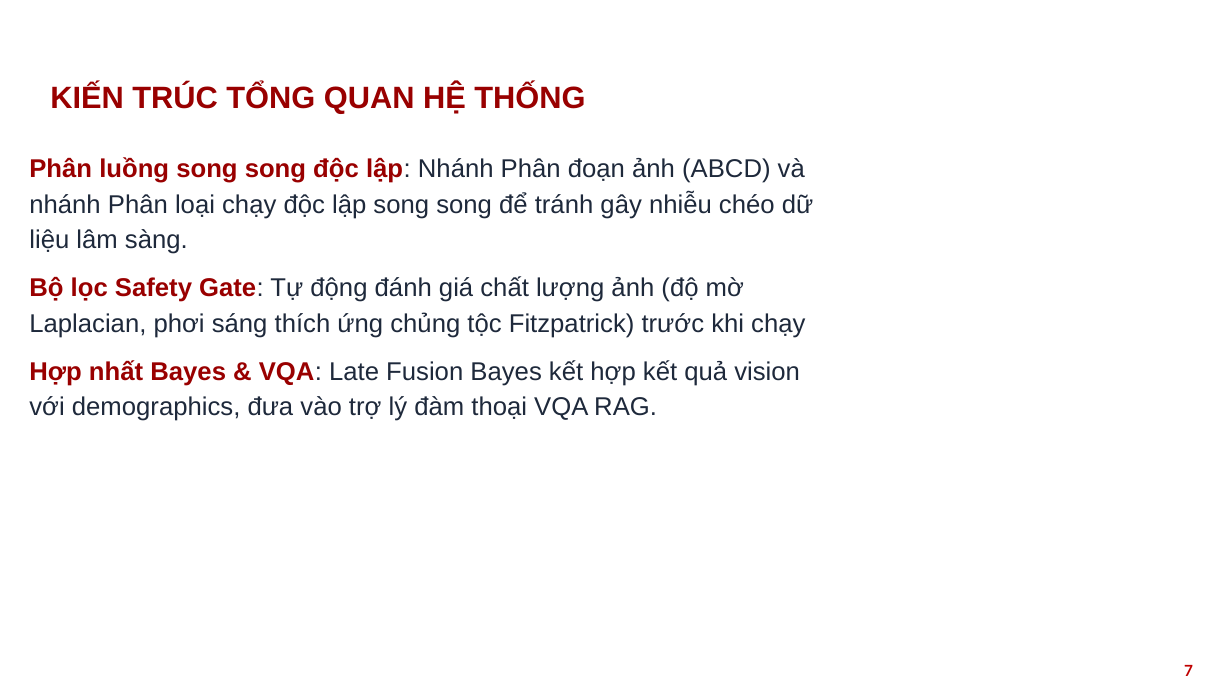
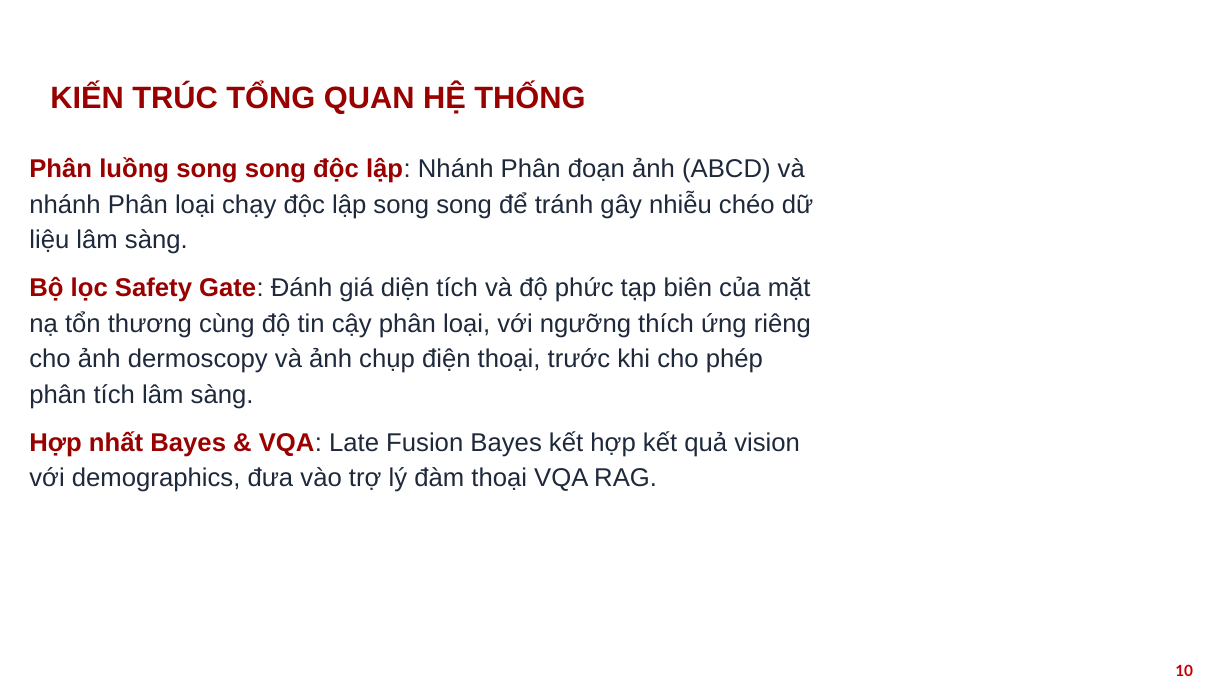
Before and after one commit to nthg0609/doanTN, a slide deck: slide 10 of HUST_PPT_template_2022_RED_16x9_567042.pptx (slide 7 before the commit). Drawn at 1232x693 pixels with LibreOffice and Linux fonts; fonts in the diff are those of the drawing; background and template pictures are left out. Boxes give left, top, right and bottom in pixels: in the first picture for what was removed or moved away, otherwise in the second. Text is boxed around its words. In the diff, an @@ line names an element or a change of style, - is before the commit and + after.

```diff
--- a/HUST_PPT_template_2022_RED_16x9_567042.pptx
+++ b/HUST_PPT_template_2022_RED_16x9_567042.pptx
@@ text at [29,276,811,409]: text changed @@
-Bộ lọc Safety Gate: Tự động đánh giá chất lượng ảnh (độ mờ Laplacian, phơi sáng thích ứng chủng tộc Fitzpatrick) trước khi chạy
+Bộ lọc Safety Gate: Đánh giá diện tích và độ phức tạp biên của mặt nạ tổn thương cùng độ tin cậy phân loại, với ngưỡng thích ứng riêng cho ảnh dermoscopy và ảnh chụp điện thoại, trước khi cho phép phân tích lâm sàng.
@@ page number at [1175,664,1193,676]: text changed @@
-7
+10
```
Also in this commit, not shown: 19 other slides changed, 4 slides added, 50 other files.
